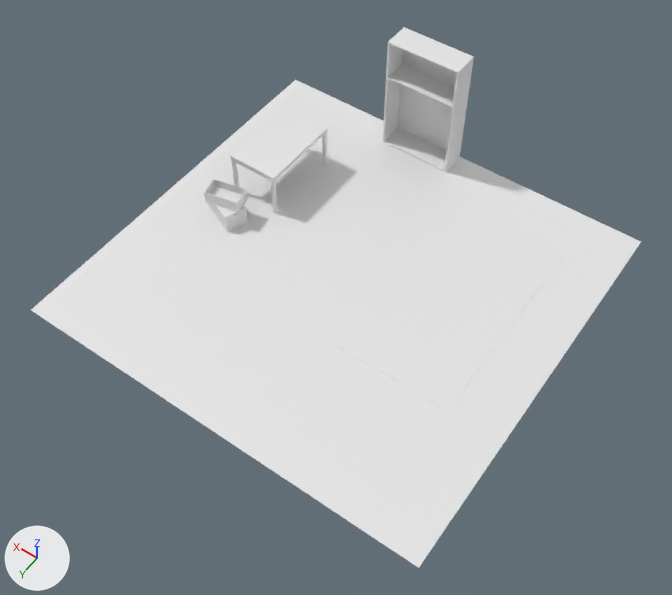
The Blender file RightFspy.blend, before and after one commit.
Both versions are drawn from a camera (50 mm lens) standing at (-8.05, 10.6, 18.56) and looking at (0.05, -0.74, 0.73). Lighting does not change. The marker at lower left points along +X, +Y and +Z.

Names of what the first picture shows: 'Carpet', 'Chassis', 'CrateUp', 'Floor', 'Table'.
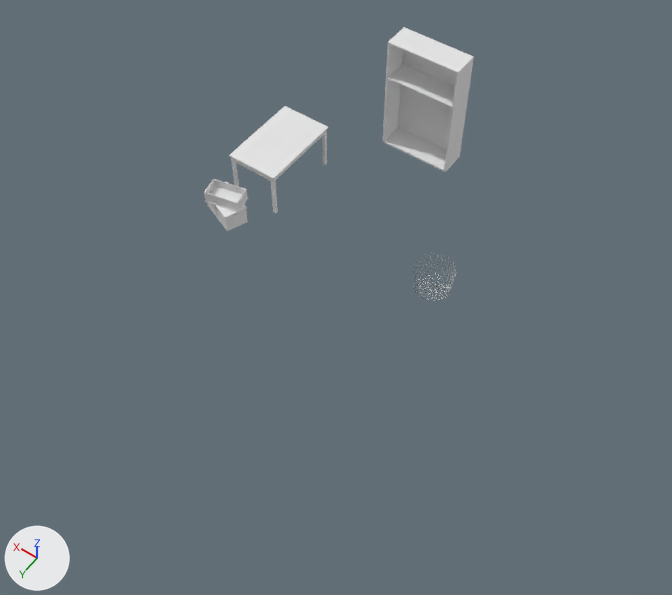
ob_empty_001 is not drawn itself; it is used by a modifier of ob_startingwire_001.

Boxes (x1, y1, x2, y2) around the edits, measured in the pictures (672 x 595 px):
'Floor', hidden: before (31, 80, 641, 568)
'Carpet', hidden: before (320, 195, 565, 411)
'StartingWire.001', added: after (413, 253, 457, 301)

Diff of the bpy script that builds the scene:
```diff
--- a/RightFspy.blend.py
+++ b/RightFspy.blend.py
@@ me_cylinder_004 @@
+me_cylinder_004.from_pydata(...)  # 54 vertices, 50 faces; spans x 0.083..0.488, y -0.011..0.343, z 0.0..0.714
@@ ob_carpet @@
 _m = ob_carpet.modifiers.new('Solidify', 'SOLIDIFY')
+ob_carpet.hide_set(True)
@@ ob_floor @@
 ob_floor.location = (0.0, 0.0, 0.0)
+ob_floor.hide_set(True)
@@ ob_empty_001 @@
+ob_empty_001 = bpy.data.objects.new('Empty.001', None)
+ob_empty_001.location = (-1.422, -2.903, 0.0)
+ob_empty_001.rotation_euler = (0.0, 0.0, 0.196)  # degrees (0, 0, 11)
@@ ob_startingwire_001 @@
+ob_startingwire_001 = bpy.data.objects.new('StartingWire.001', me_cylinder_004)
+ob_startingwire_001.location = (-1.42, -2.9, 0.0)
+_m = ob_startingwire_001.modifiers.new('Array', 'ARRAY')
+_m.count = 32
+_m.use_relative_offset = False
+_m.use_object_offset = True
+_m.offset_object = ob_empty_001
```
